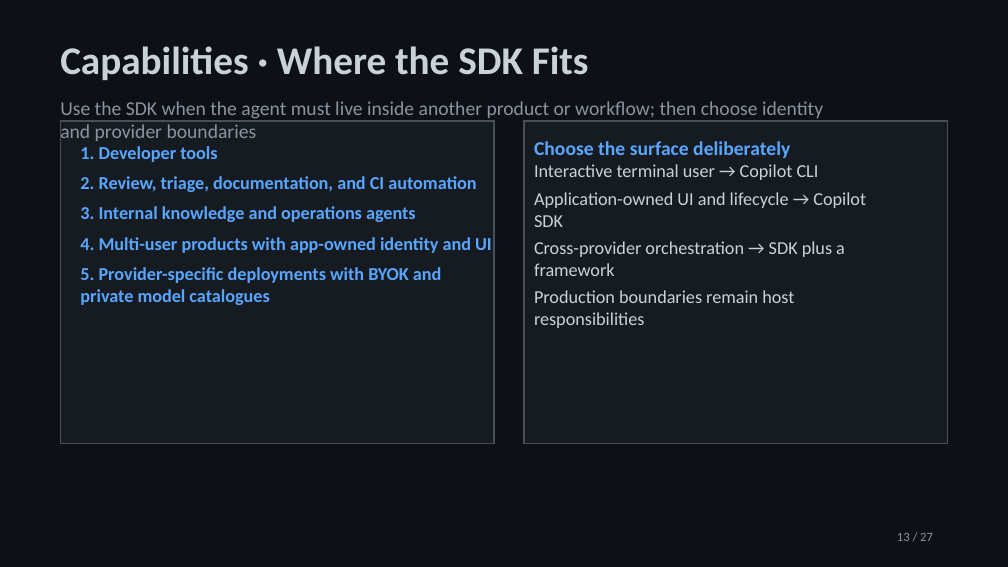
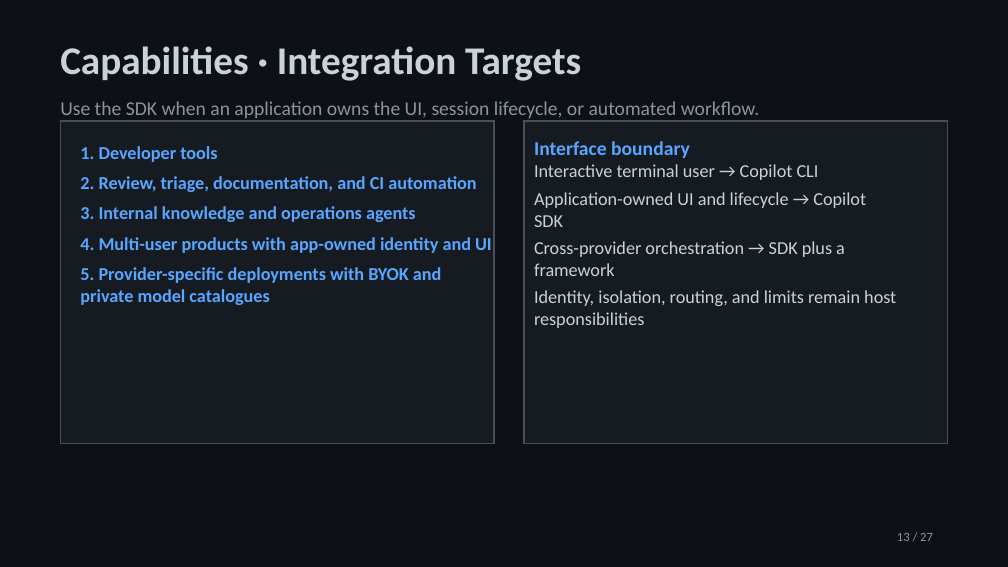
Before and after one commit to jeffrey-groneberg/ghcp_sdk, a slide deck: slide 13 of GitHub-Copilot-SDK.pptx. Drawn at 1008x567 pixels with LibreOffice and Linux fonts; fonts in the diff are those of the drawing. Boxes give left, top, right and bottom in pixels: in the first picture for what was removed or moved away, otherwise in the second. Text is boxed around its words. In the diff, an @@ line names an element or a change of style, - is before the commit and + after.

```diff
--- a/GitHub-Copilot-SDK.pptx
+++ b/GitHub-Copilot-SDK.pptx
@@ text at box(60, 46, 581, 81): text changed @@
-Capabilities · Where the SDK Fits
+Capabilities · Integration Targets
@@ text at box(60, 101, 759, 121): text changed @@
-Use the SDK when the agent must live inside another product or workflow; then choose identity and provider boundaries
+Use the SDK when an application owns the UI, session lifecycle, or automated workflow.
@@ text at box(534, 141, 690, 158): text changed @@
-Choose the surface deliberately
+Interface boundary
@@ text at box(534, 290, 896, 328): text changed @@
-Production boundaries remain host responsibilities
+Identity, isolation, routing, and limits remain host responsibilities
```
Also in this commit, not shown: 18 other slides changed, 1 other file.
